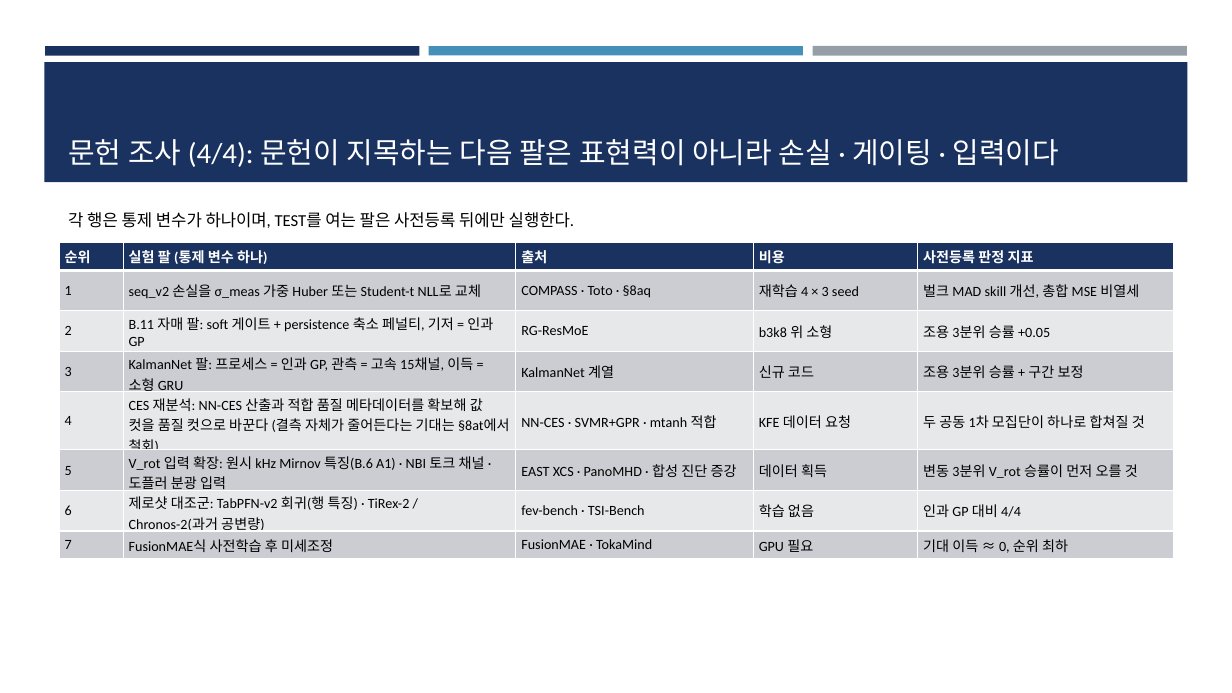
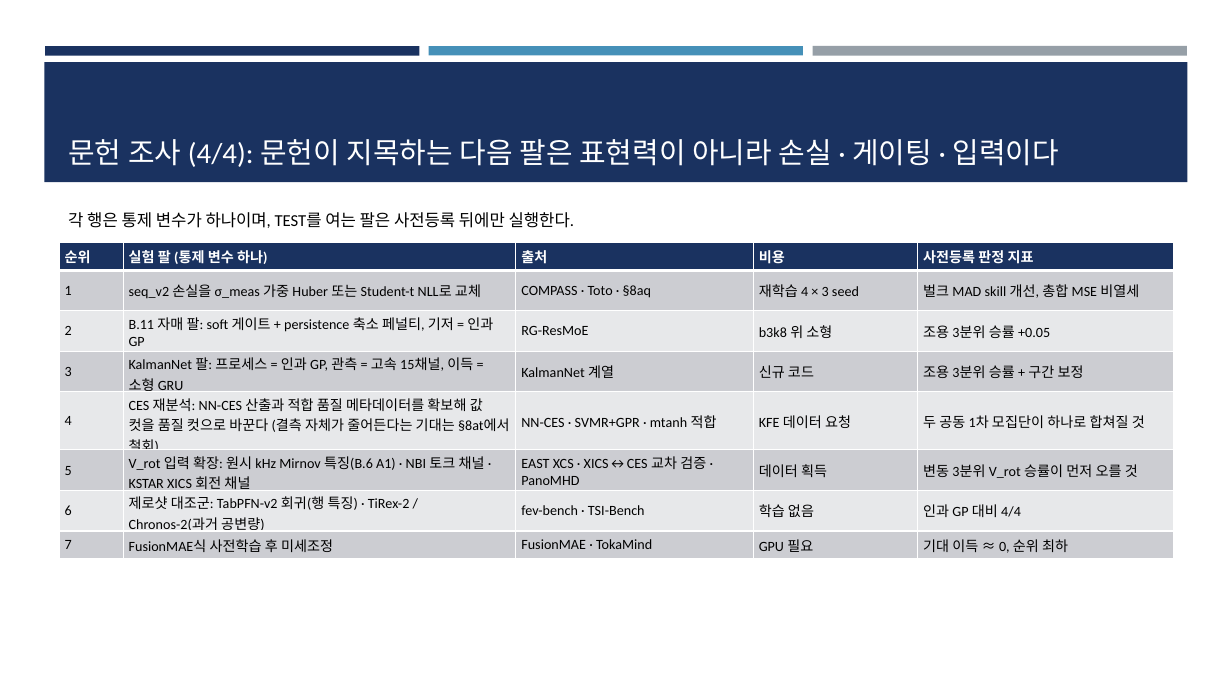
Before and after one commit to iseungsang01/ml-intern-revision, a slide deck: slide 64 of docs/presentation/KSTAR_CES_졸논정리_논문흐름.pptx (slide 63 before the commit). Drawn at 1232x693 pixels with LibreOffice and Linux fonts; fonts in the diff are those of the drawing. Boxes give left, top, right and bottom in pixels: in the first picture for what was removed or moved away, otherwise in the second. Text is boxed around its words. In the diff, an @@ line names an element or a change of style, - is before the commit and + after.

```diff
--- a/docs/presentation/KSTAR_CES_졸논정리_논문흐름.pptx
+++ b/docs/presentation/KSTAR_CES_졸논정리_논문흐름.pptx
@@ table at [59,243,1174,559] @@
-row 6, column 2: V_rot 입력 확장: 원시 kHz Mirnov 특징(B.6 A1) · NBI 토크 채널 · 도플러 분광 입력
+row 6, column 2: V_rot 입력 확장: 원시 kHz Mirnov 특징(B.6 A1) · NBI 토크 채널 · KSTAR XICS 회전 채널
-row 6, column 3: EAST XCS · PanoMHD · 합성 진단 증강
+row 6, column 3: EAST XCS · XICS↔CES 교차 검증 · PanoMHD
```
Also in this commit, not shown: 5 other slides changed, 1 slide added, 10 other files.
